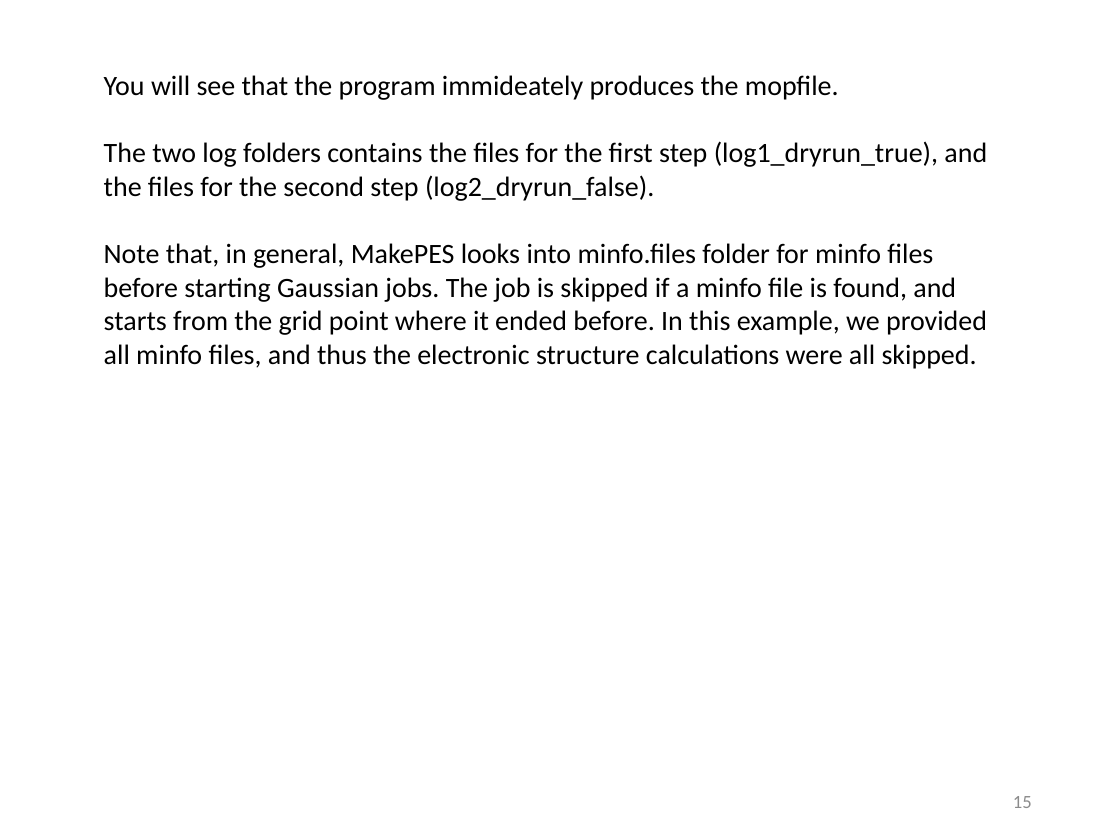
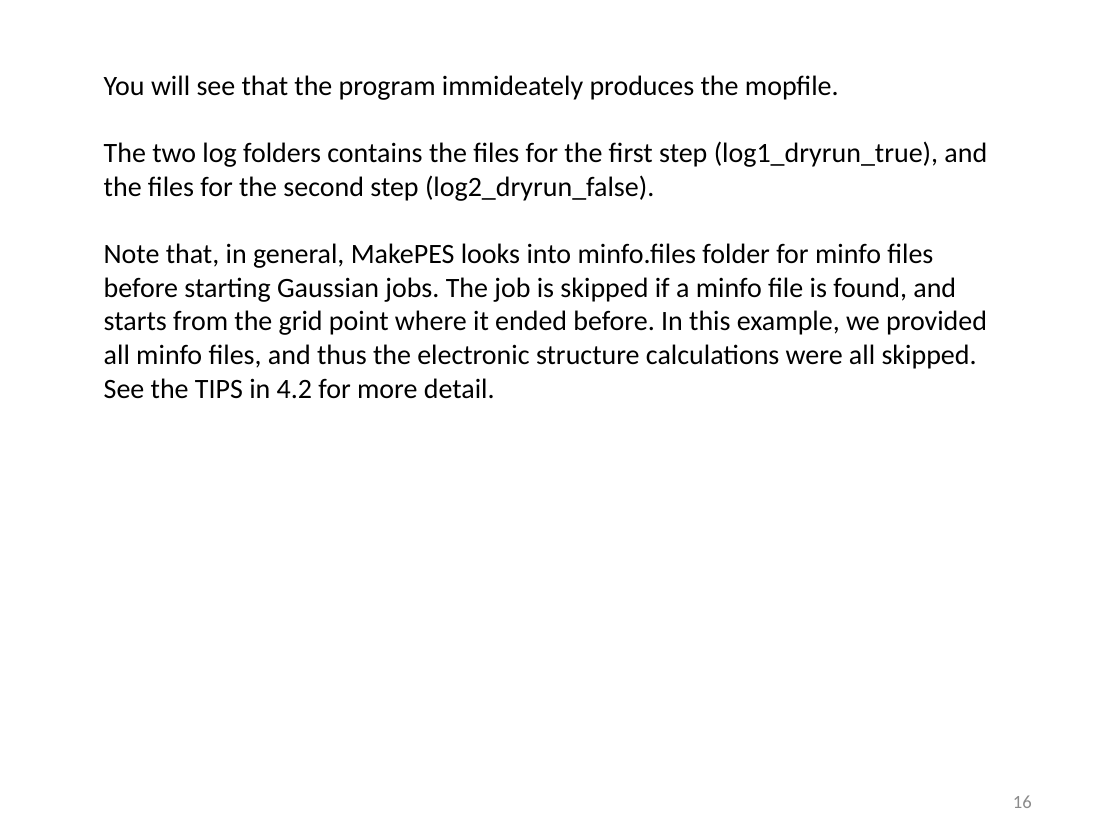
Before and after one commit to yagikiyoshi/sindo, a slide deck: slide 17 of doc/MakePES/usage_MakePES.pptx (slide 16 before the commit). Drawn at 1120x840 pixels with LibreOffice and Linux fonts; fonts in the diff are those of the drawing. Boxes give left, top, right and bottom in pixels: in the first picture for what was removed or moved away, otherwise in the second. Text is boxed around its words. In the diff, an @@ line names an element or a change of style, - is before the commit and + after.

```diff
--- a/doc/MakePES/usage_MakePES.pptx
+++ b/doc/MakePES/usage_MakePES.pptx
@@ text at <box>104,243,987,399</box>: text changed @@
-Note that, in general, MakePES looks into minfo.files folder for minfo files before starting Gaussian jobs. The job is skipped if a minfo file is found, and starts from the grid point where it ended before. In this example, we provided all minfo files, and thus the electronic structure calculations were all skipped.
+Note that, in general, MakePES looks into minfo.files folder for minfo files before starting Gaussian jobs. The job is skipped if a minfo file is found, and starts from the grid point where it ended before. In this example, we provided all minfo files, and thus the electronic structure calculations were all skipped. See the TIPS in 4.2 for more detail.
@@ page number at <box>1013,795,1032,808</box>: text changed @@
-15
+16
```
Also in this commit, not shown: 33 other slides changed, 10 slides added, 5 slides removed, 1 other file.
